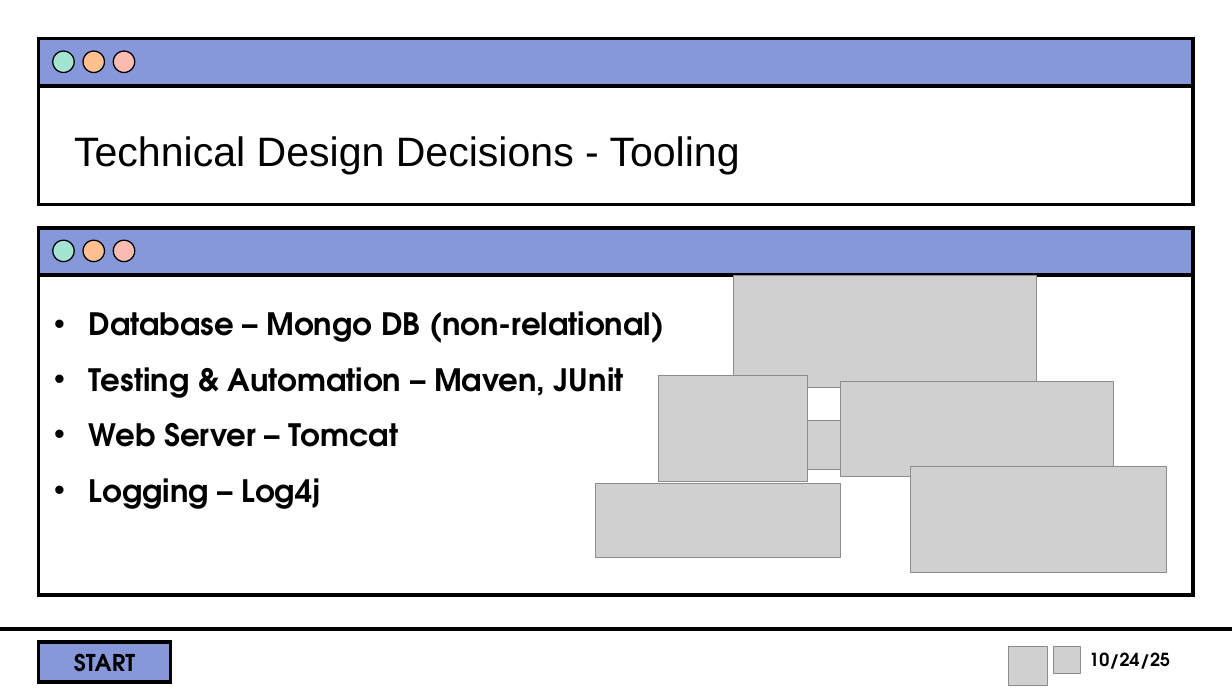
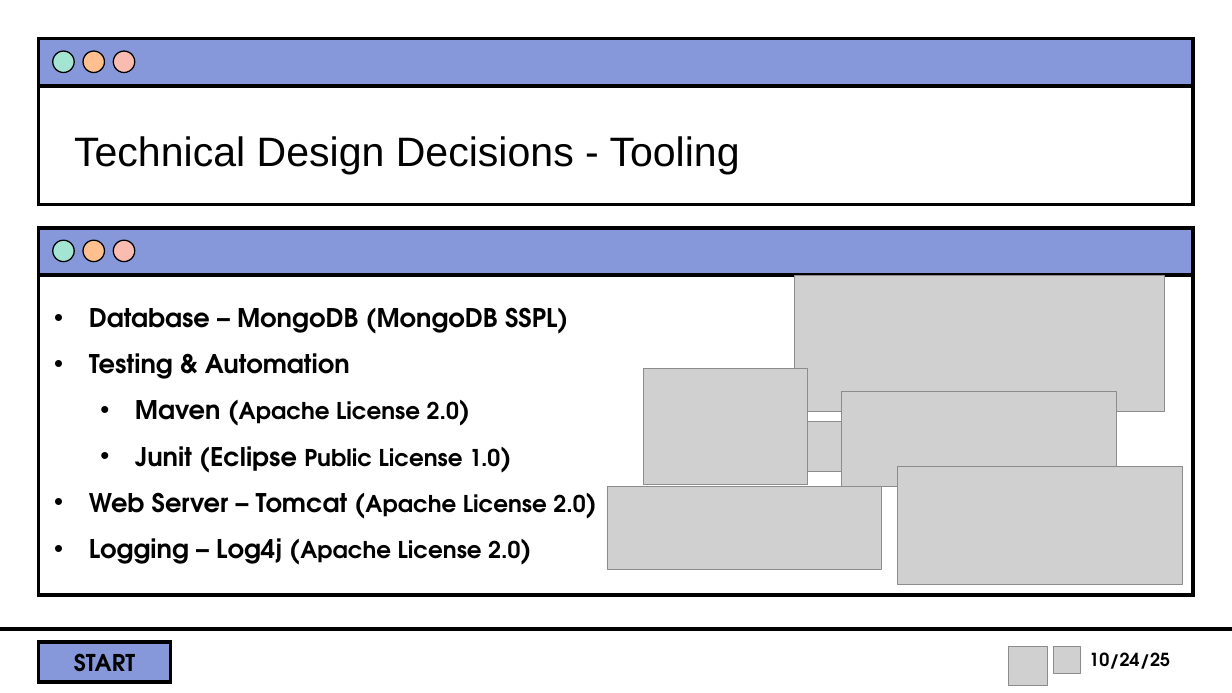
Before and after one commit to tbjurlin/BuzzworthyResourceLocator, a slide deck: slide 5 of documents/DesignPresentation.pptx. Drawn at 1232x693 pixels with LibreOffice and Linux fonts; fonts in the diff are those of the drawing; grey boxes stand for pictures; background and template pictures are left out. Boxes give left, top, right and bottom in pixels: in the first picture for what was removed or moved away, otherwise in the second. Text is boxed around its words. In the diff, an @@ line names an element or a change of style, - is before the commit and + after.

```diff
--- a/documents/DesignPresentation.pptx
+++ b/documents/DesignPresentation.pptx
@@ picture: place and size @@
-picture at <box>734,276,1037,387</box>
+picture at <box>795,275,1165,411</box>
@@ text at <box>89,307,585,564</box>: text changed; size 24 to 20 pt @@
-• Database – Mongo DB (non-relational)
-• Testing & Automation – Maven, JUnit
-• Web Server – Tomcat
-• Logging – Log4j
+• Database – MongoDB (MongoDB SSPL)
+• Testing & Automation
+  • Maven (Apache License 2.0)
+  • Junit (Eclipse Public License 1.0)
+• Web Server – Tomcat (Apache License 2.0)
+• Logging – Log4j (Apache License 2.0)
@@ picture: place and size @@
-picture at <box>659,375,808,482</box>
+picture at <box>644,368,808,484</box>
@@ picture: place and size @@
-picture at <box>840,382,1114,476</box>
+picture at <box>842,392,1116,486</box>
@@ picture: place and size @@
-picture at <box>790,421,840,470</box>
+picture at <box>797,421,847,471</box>
@@ picture: place and size @@
-picture at <box>910,467,1166,573</box>
+picture at <box>897,466,1182,584</box>
@@ picture: place and size @@
-picture at <box>595,483,840,558</box>
+picture at <box>607,486,882,570</box>
```
Also in this commit, not shown: 1 other slide changed, 2 slides added, 1 other file.
